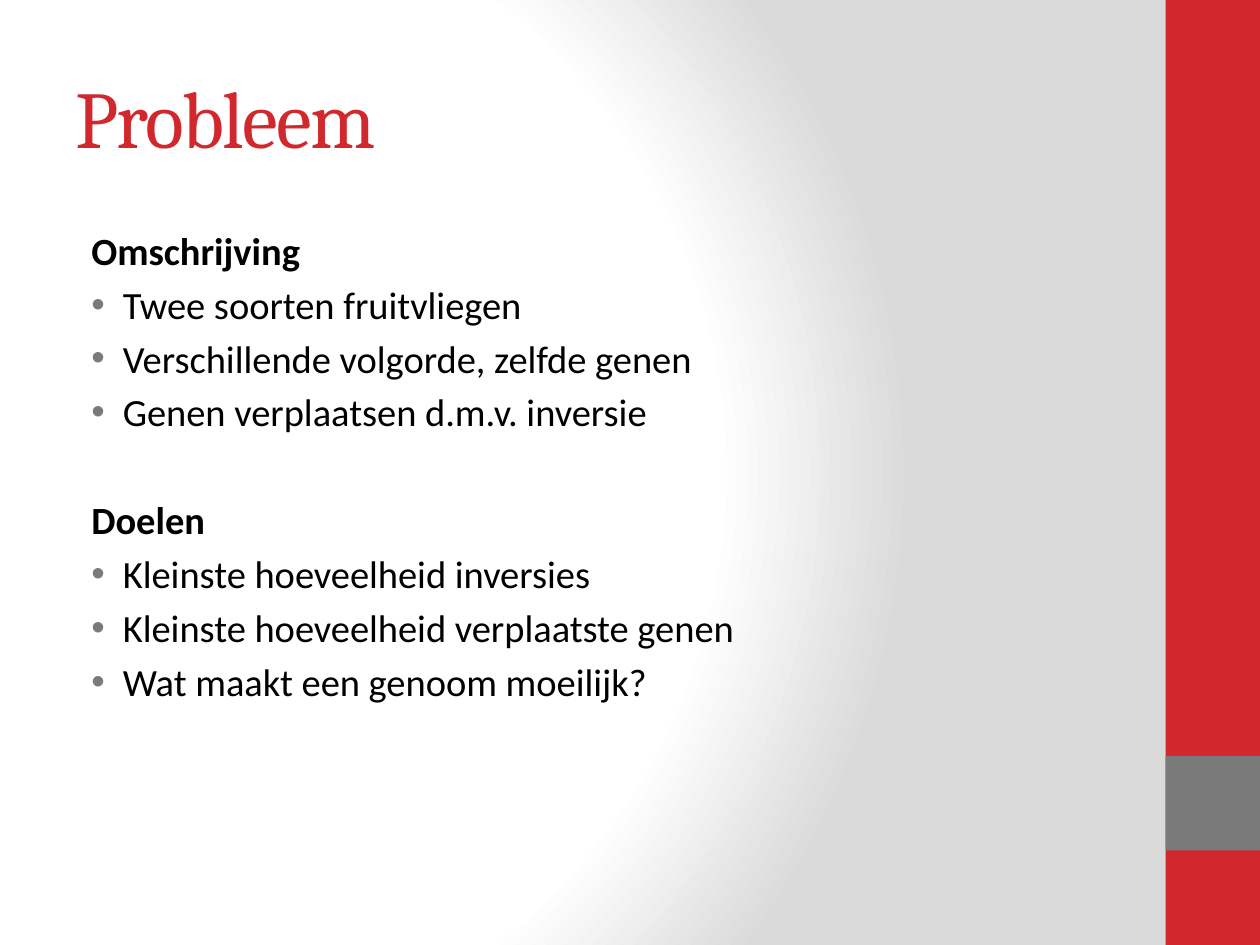
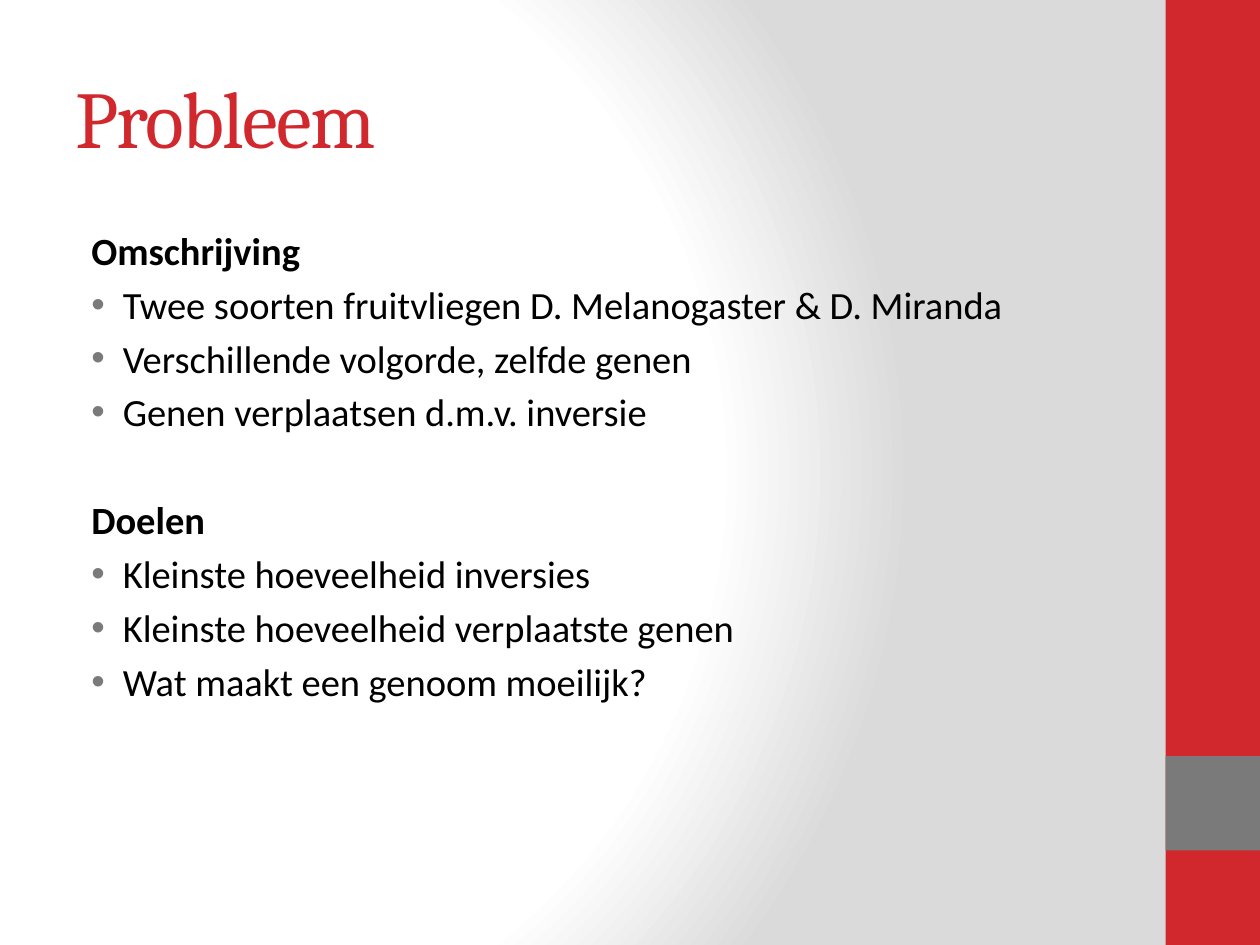
Before and after one commit to Blomr/Fruitvliegen, a slide deck: slide 2 of Fruitvliegen_Presentatie.pptx. Drawn at 1260x945 pixels with LibreOffice and Linux fonts; fonts in the diff are those of the drawing. Boxes give left, top, right and bottom in pixels: in the first picture for what was removed or moved away, otherwise in the second. Text is boxed around its words. In the diff, an @@ line names an element or a change of style, - is before the commit and + after.

```diff
--- a/Fruitvliegen_Presentatie.pptx
+++ b/Fruitvliegen_Presentatie.pptx
@@ text at box(123, 292, 1002, 326): text changed @@
-• Twee soorten fruitvliegen
+• Twee soorten fruitvliegen D. Melanogaster & D. Miranda
```
Also in this commit, not shown: 3 other slides changed, 2 slides added, 2 slides removed, 3 other files.
